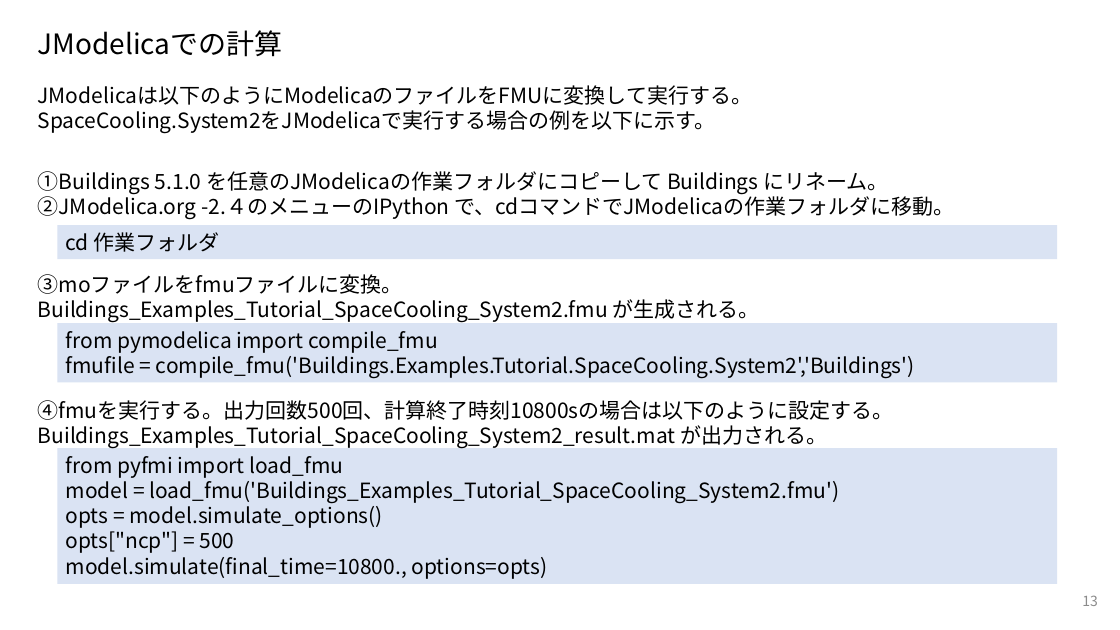
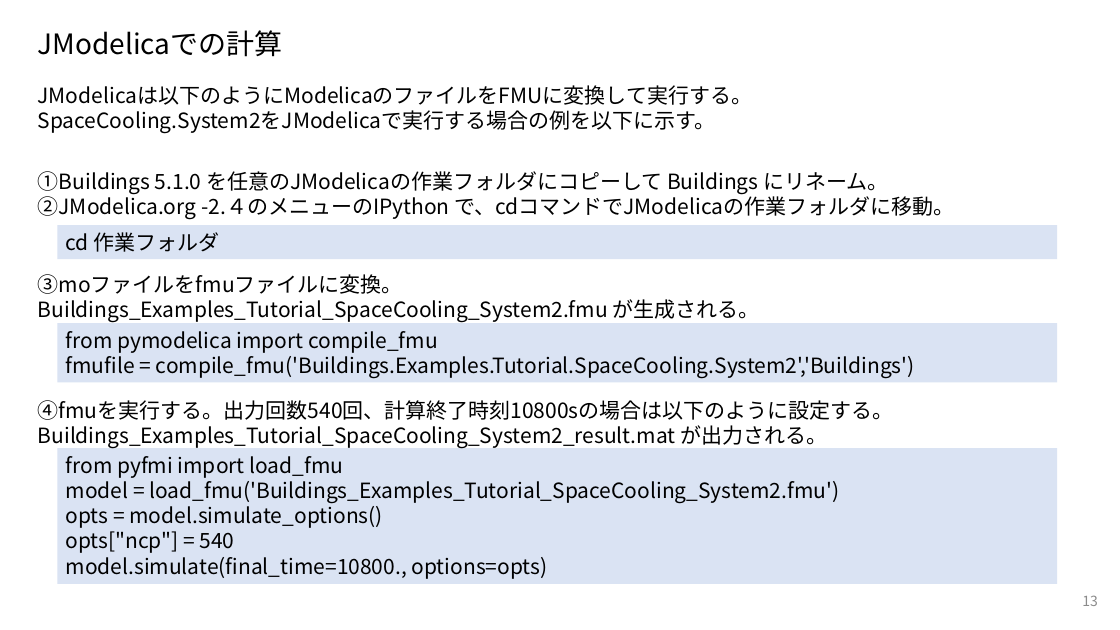
Before and after one commit to kinonotofu/tofulog, a slide deck: slide 13 of document/20181124MBL_introduction.pptx. Drawn at 1120x630 pixels with LibreOffice and Linux fonts; fonts in the diff are those of the drawing. Boxes give left, top, right and bottom in pixels: in the first picture for what was removed or moved away, otherwise in the second. Text is boxed around its words. In the diff, an @@ line names an element or a change of style, - is before the commit and + after.

Commit message:
ファイル修正

```diff
--- a/document/20181124MBL_introduction.pptx
+++ b/document/20181124MBL_introduction.pptx
@@ text at <box>38,400,894,420</box>: text changed @@
-④fmuを実行する。出力回数500回、計算終了時刻10800sの場合は以下のように設定する。
+④fmuを実行する。出力回数540回、計算終了時刻10800sの場合は以下のように設定する。
@@ text in rectangle at <box>66,531,234,553</box>: text changed @@
-opts["ncp"] = 500
+opts["ncp"] = 540
```
